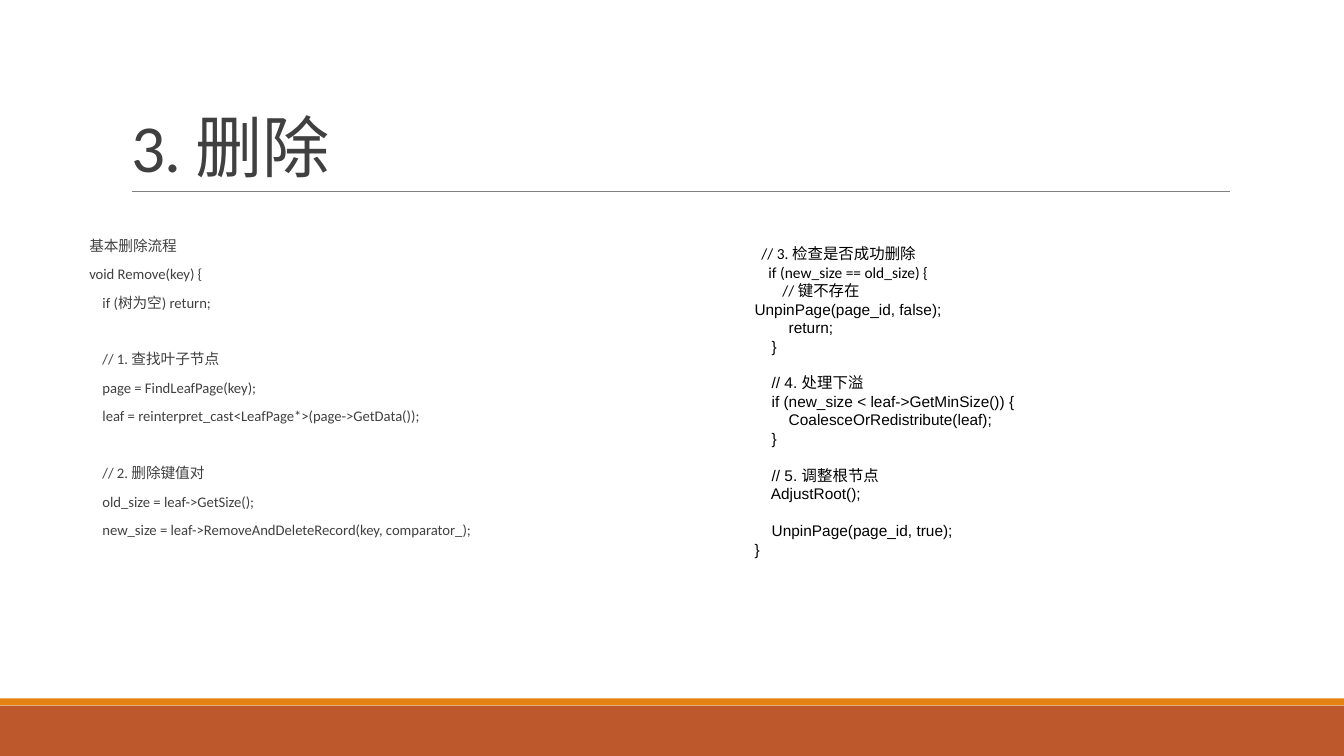
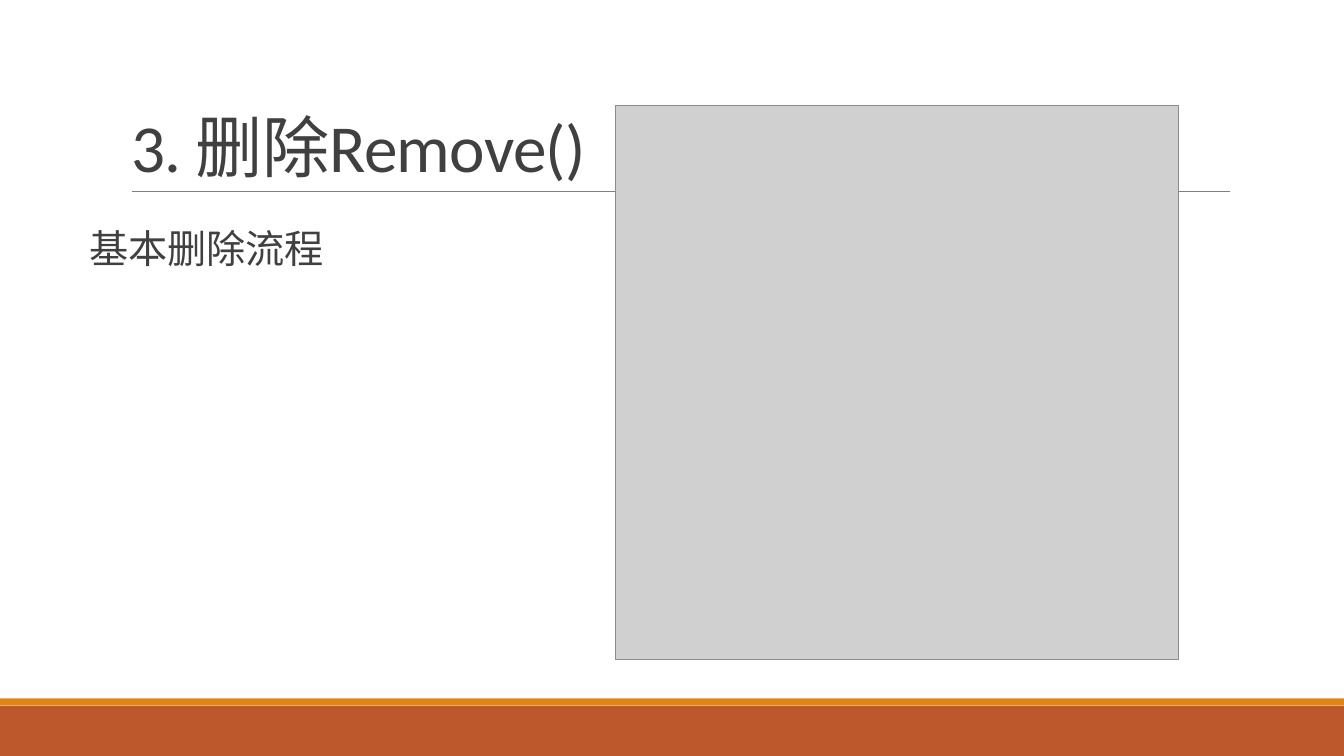
Before and after one commit to SDataBaseGroup/Database-lab, a slide deck: slide 57 of 缓冲区管理器与B+树的总ppt.pptx. Drawn at 1344x756 pixels with LibreOffice and Linux fonts; fonts in the diff are those of the drawing; grey boxes stand for pictures. Boxes give left, top, right and bottom in pixels: in the first picture for what was removed or moved away, otherwise in the second. Text is boxed around its words. In the diff, an @@ line names an element or a change of style, - is before the commit and + after.

```diff
--- a/缓冲区管理器与B+树的总ppt.pptx
+++ b/缓冲区管理器与B+树的总ppt.pptx
@@ title at [131,115,586,181]: text changed @@
-3. 删除
+3. 删除Remove()
@@ picture added at [616,106,1180,660] @@
@@ text "基本删除流程" at [89,230,324,266]: size 10.5 to 28 pt @@
@@ text at [89,268,471,538]: paragraphs removed @@
-void Remove(key) {
-if (树为空) return;
-// 1. 查找叶子节点
-page = FindLeafPage(key);
-leaf = reinterpret_cast<LeafPage*>(page->GetData());
-// 2. 删除键值对
-old_size = leaf->GetSize();
-new_size = leaf->RemoveAndDeleteRecord(key, comparator_);
@@ text removed at [755,246,1005,540] @@
-// 3. 检查是否成功删除
-if (new_size == old_size) {
-// 键不存在
-UnpinPage(page_id, false);
-return;
-}
-// 4. 处理下溢
-if (new_size < leaf->GetMinSize()) {
-CoalesceOrRedistribute(leaf);
-}
-// 5. 调整根节点
-AdjustRoot();
-UnpinPage(page_id, true);
-}
```
Also in this commit, not shown: 30 other slides changed, 10 slides added, 9 slides removed.
